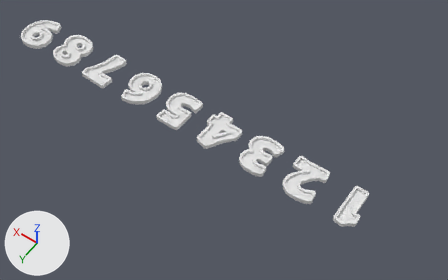
A saved change to the FBX model Assets/Graphics/Meshes/numbers.fbx.
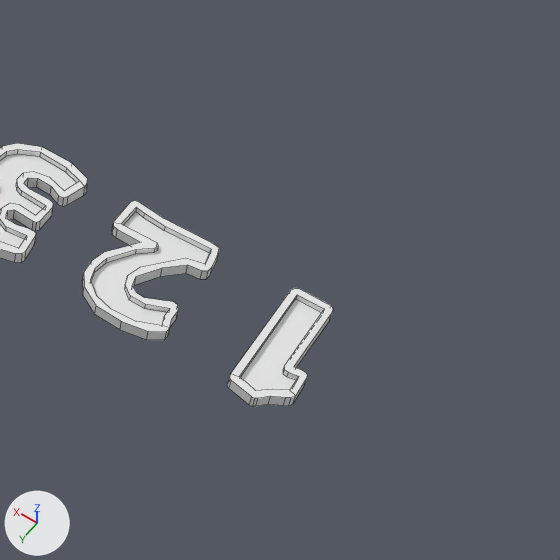
Each version is shown whole from a camera (50 mm lens) standing at (-3.24, 12.53, 19.5) and looking at (5.79, -0.1, -0.35), then close up on the part from 57% to 100% of the width and 31% to 100% of the height. The axes (+X, +Y, +Z) are drawn at lower left. The lights are the same throughout. The close-ups show mesh edges as thin lines. Where no turn or scale is listed for an object, it has been applied to the vertices.

In view in the first close-up: '1', '2', '3'.
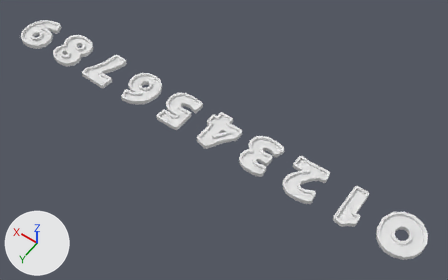
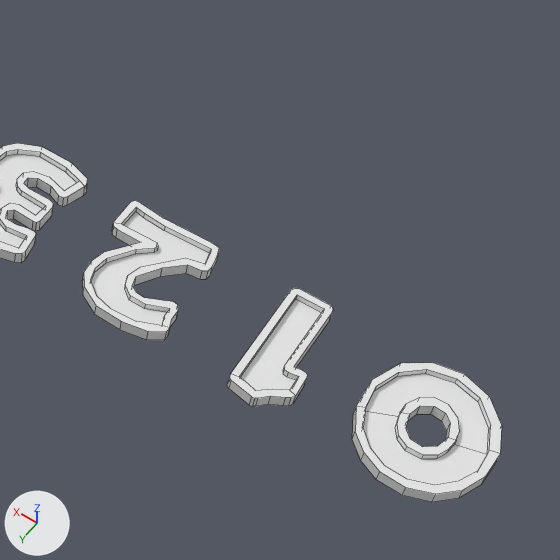
Pixel boxes [x1, y1, x2, y2] of what changed, in the close-ups (560 x 560 px):
'0', added: after [352, 363, 502, 502]
    faces in mat_inside (white #e7e7e7): [363, 373, 489, 485]
    faces in mat_border (white #e7e7e7): [352, 363, 502, 502]

What the commit changed:
Mesh me_plane_009 is new.
It has 108 vertices, 62 faces and spans x -0.89..0.85, y -0.94..0.92, z 0.0..0.2.
Faces by material slot: [60, 2].
It uses material mat_border (white #e7e7e7).
It uses material mat_inside (white #e7e7e7).
Object '0' (ob_0) is new; it shows me_plane_009.
Its location is (-2.0, 0.0, 0.0).
